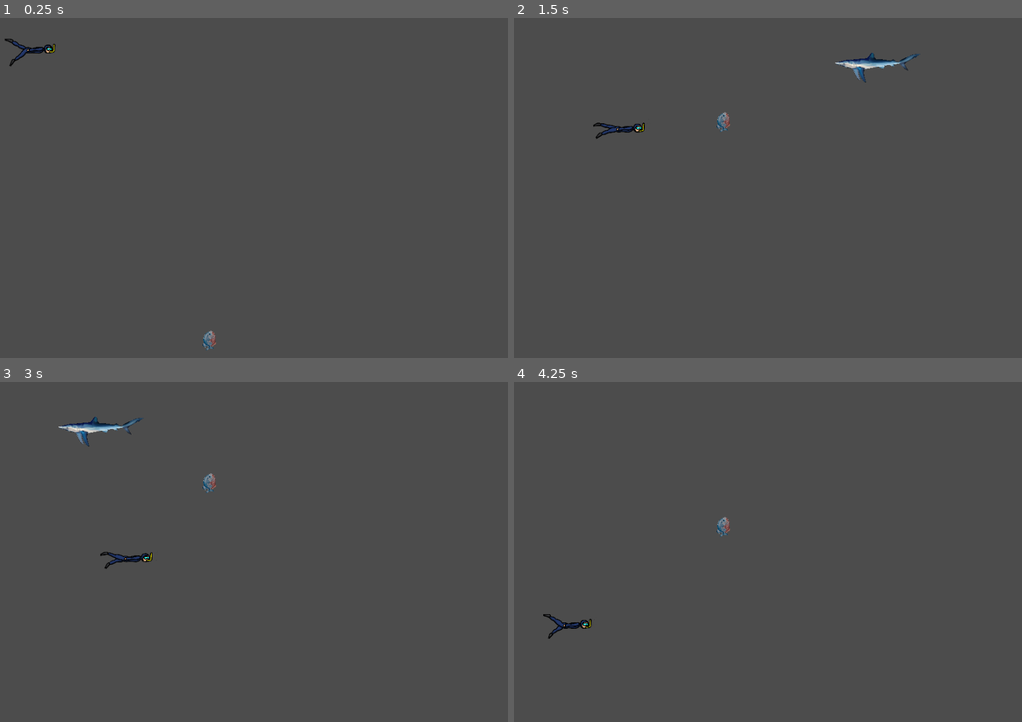
Above: before the commit, frames 1-4 (two rows, left to right).
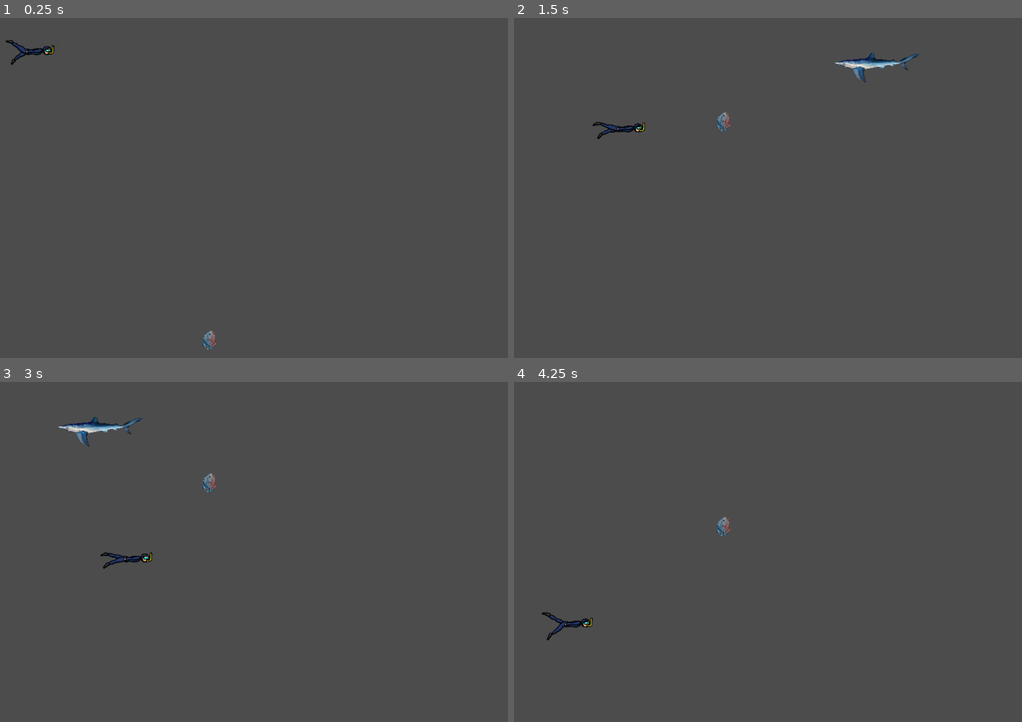
Above: after the commit, the same moments.

Repository: Daisinkaizer/Gracias-Amix-op---
Game: Godot game, scene res://escenas/Mundo/mundo.tscn
Two runs of this game, one before a commit and one after it. Both use one fixed random seed, a clock stepped at 60 frames per second and the inputs below.
Inputs:
- Up to frame 1 (0.25 s): no input
- Up to frame 2 (1.5 s): hold Right (ui_right) 0.53-1.28 s; hold Left (ui_left) from 1.28 s (still down)
- Up to frame 3 (3 s): release Left (ui_left) at 2.03 s; hold Right (ui_right) 2.03-2.78 s; hold Up (ui_up) from 2.78 s (still down)
- Up to frame 4 (4.25 s): release Up (ui_up) at 3.53 s; hold Left (ui_left) from 3.53 s (still down)

The runs differ from the first frame. In frame 1, 0.2% of the frame differs, in the area x 0-11%, y 6-15%; in frame 2, 0.1%; in frame 3, less than 0.1%; in frame 4, 0.2%.

Commit message:
Conecto señales de golpe

Diff:
--- a/escenas/Mundo/mundo.gd
+++ b/escenas/Mundo/mundo.gd
@@ -6,6 +6,14 @@
 func _ready():
 	pass # Replace with function body.
 
+func game_over(): #funcion para fin del juego
+    $ScoreTimer.stop()
+    $MobTimer.stop()
+
+func new_game(): #funcion para comenzar de nuevo
+    score = 0
+    $Player.start($StartPosition.position)
+    $StartTimer.start()
 
 
 func _on_ScoreTimer_timeout():
--- a/escenas/Personaje/KinematicBody2D.gd
+++ b/escenas/Personaje/KinematicBody2D.gd
@@ -2,7 +2,10 @@
 var velocidad = Vector2(0,0)
 var screen_size;
 var gravedad = 15;
-var vida = 3
+var vida = 2
+signal hit
+
+
 
 func _ready():
     screen_size = get_viewport_rect().size
@@ -11,7 +14,6 @@
 
 	if velocidad.y < 100:
 		velocidad.y += gravedad;
-
 	if Input.is_action_pressed("ui_right")and velocidad.x < 200:
 		velocidad.x += 200;
 	if Input.is_action_pressed("ui_left") and velocidad.x > -200:
@@ -34,3 +36,7 @@
 	pass # Replace with function body.
 
 	print (vida)
+
+func _on_Personaje_hit():
+
+	pass # Replace with function body.
--- a/escenas/Personaje/Movimiento_Personaje.tscn
+++ b/escenas/Personaje/Movimiento_Personaje.tscn
@@ -44,7 +44,7 @@
 scale = Vector2( 0.0960622, 0.0960622 )
 frames = SubResource( 1 )
 animation = "Nadando"
-frame = 7
+frame = 3
 playing = true
 
 [node name="Area2D" type="Area2D" parent="Personaje"]
@@ -57,4 +57,5 @@
 [node name="colision_personaje" type="CollisionShape2D" parent="."]
 shape = SubResource( 3 )
 
+[connection signal="hit" from="." to="." method="_on_Personaje_hit"]
 [connection signal="area_entered" from="Personaje/Area2D" to="." method="_on_Area2D_area_entered"]
